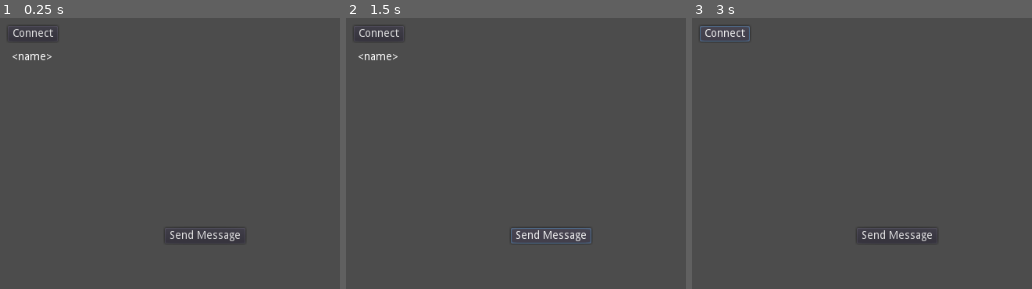
Above: before the commit, frames 1-3 (left to right).
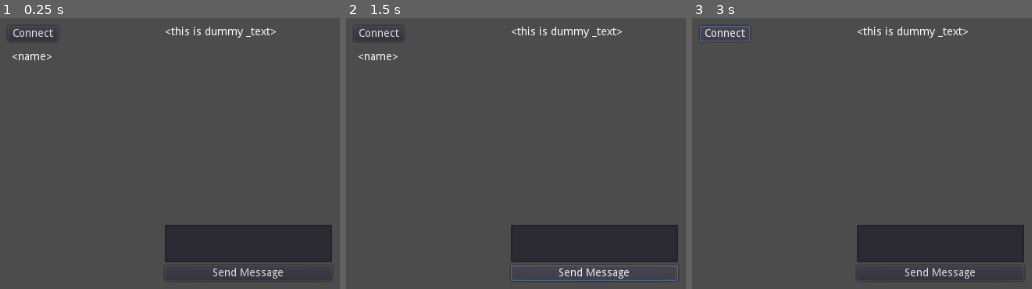
Above: after the commit, the same moments.

Repository: jedStevens/multiplayer
Game: Godot game, scene res://demo.tscn
Same seed, same stepped clock (60 frames per second), same inputs: the game is played once before the commit and once after it.
Inputs:
- Up to frame 1 (0.25 s): no input
- Up to frame 2 (1.5 s): click "Send Message" at 0.5 s; click "Send Message" at 1.25 s
- Up to frame 3 (3 s): click "Send Message" at 2 s; click "Connect" at 2.75 s

The runs differ from the first frame. In frame 1, 6.5% of the frame differs, in the area x 48-98%, y 2-97%; in frame 2, 7.7%, in the area x 48-98%, y 2-98%; in frame 3, 6.5%.

Commit message:
AutoCommit

Diff:
--- a/chat.gd
+++ b/chat.gd
@@ -6,4 +6,13 @@
 	rpc("send_message", $input.text)
 
 sync func send_message(msg):
+	print("loop")
+	rpc("log_text", msg)
+
+sync func log_text(msg):
+	print("log")
 	$log.text = $log.text + "\n" + msg
+
+func _on_send_pressed():
+	print("signal")
+	send_message($input.text)
--- a/demo.tscn
+++ b/demo.tscn
@@ -77,7 +77,7 @@
 anchor_bottom = 0.0
 margin_left = 220.0
 margin_top = 15.0
-margin_right = 323.0
+margin_right = 434.0
 margin_bottom = 299.0
 rect_pivot_offset = Vector2( 0, 0 )
 rect_clip_content = false
@@ -94,7 +94,7 @@
 anchor_top = 0.0
 anchor_right = 0.0
 anchor_bottom = 0.0
-margin_right = 103.0
+margin_right = 214.0
 margin_bottom = 250.0
 rect_min_size = Vector2( 0, 250 )
 rect_pivot_offset = Vector2( 0, 0 )
@@ -105,11 +105,11 @@
 size_flags_vertical = 1
 bbcode_enabled = false
 bbcode_text = ""
-visible_characters = -1
+visible_characters = 256
 percent_visible = 1.0
 meta_underlined = true
 tab_size = 4
-text = ""
+text = "<this is dummy _text>"
 scroll_active = true
 scroll_following = false
 selection_enabled = false
@@ -123,8 +123,9 @@
 anchor_right = 0.0
 anchor_bottom = 0.0
 margin_top = 254.0
-margin_right = 103.0
-margin_bottom = 260.0
+margin_right = 214.0
+margin_bottom = 302.0
+rect_min_size = Vector2( 0, 48 )
 rect_pivot_offset = Vector2( 0, 0 )
 rect_clip_content = false
 focus_mode = 2
@@ -148,6 +149,7 @@
 caret_blink = false
 caret_blink_speed = 0.65
 caret_moving_by_right_click = true
+_sections_unfolded = [ "Rect" ]
 
 [node name="send" type="Button" parent="chat" index="2"]
 
@@ -155,9 +157,9 @@
 anchor_top = 0.0
 anchor_right = 0.0
 anchor_bottom = 0.0
-margin_top = 264.0
-margin_right = 103.0
-margin_bottom = 284.0
+margin_top = 306.0
+margin_right = 214.0
+margin_bottom = 326.0
 rect_pivot_offset = Vector2( 0, 0 )
 rect_clip_content = false
 focus_mode = 2
@@ -174,3 +176,5 @@
 align = 1
 
 [connection signal="pressed" from="connect" to="." method="_on_connect_pressed"]
+
+[connection signal="pressed" from="chat/send" to="chat" method="_on_send_pressed"]
